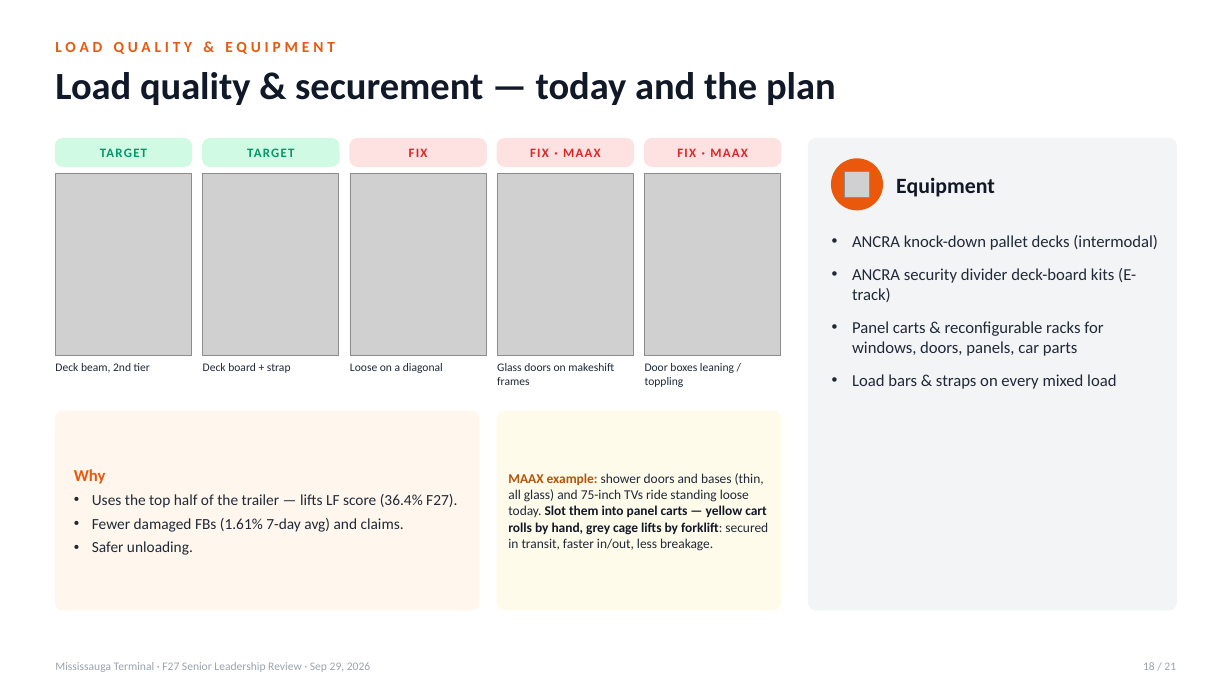
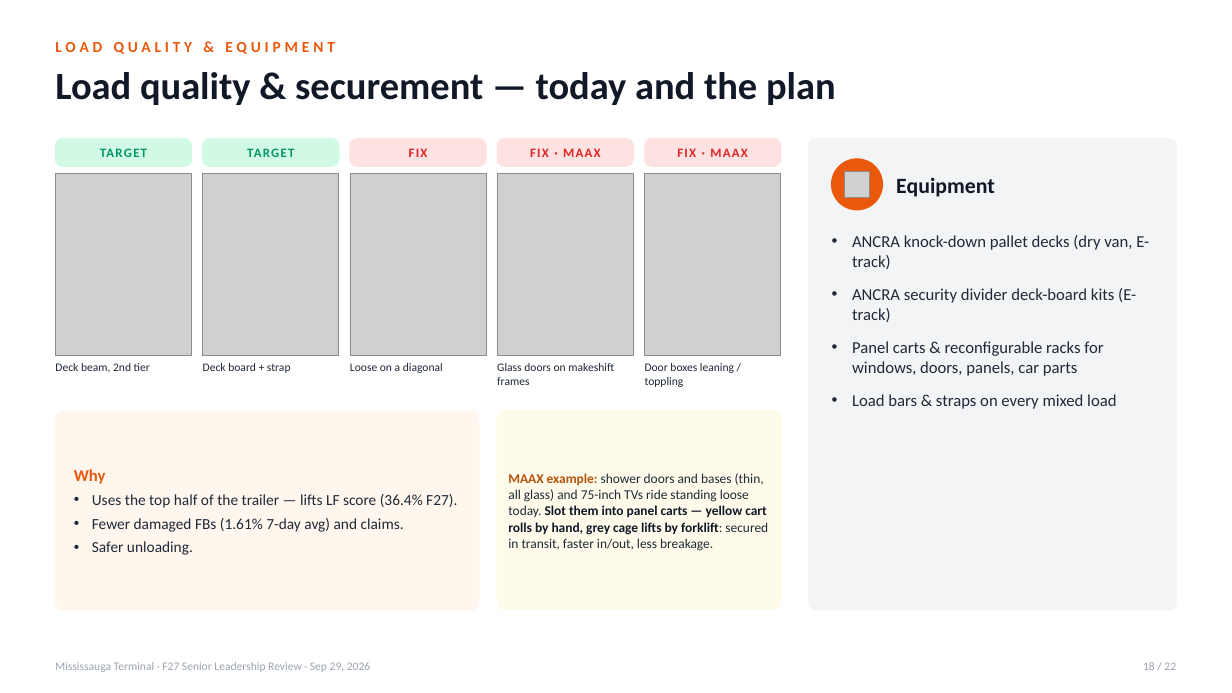
Before and after one commit to FuoriclasseX/mississauga-terminal-f26-cost-transformation-dashboard, a slide deck: slide 18 of presentation/Mississauga_F27_Leadership_Review_Sep29.pptx. Drawn at 1232x693 pixels with LibreOffice and Linux fonts; fonts in the diff are those of the drawing; grey boxes stand for pictures. Boxes give left, top, right and bottom in pixels: in the first picture for what was removed or moved away, otherwise in the second. Text is boxed around its words. In the diff, an @@ line names an element or a change of style, - is before the commit and + after.

```diff
--- a/presentation/Mississauga_F27_Leadership_Review_Sep29.pptx
+++ b/presentation/Mississauga_F27_Leadership_Review_Sep29.pptx
@@ text at <box>852,235,1149,269</box>: text changed @@
-• ANCRA knock-down pallet decks (intermodal)
+• ANCRA knock-down pallet decks (dry van, E-track)
```
Also in this commit, not shown: 19 other slides changed, 1 slide added, 7 other files.
